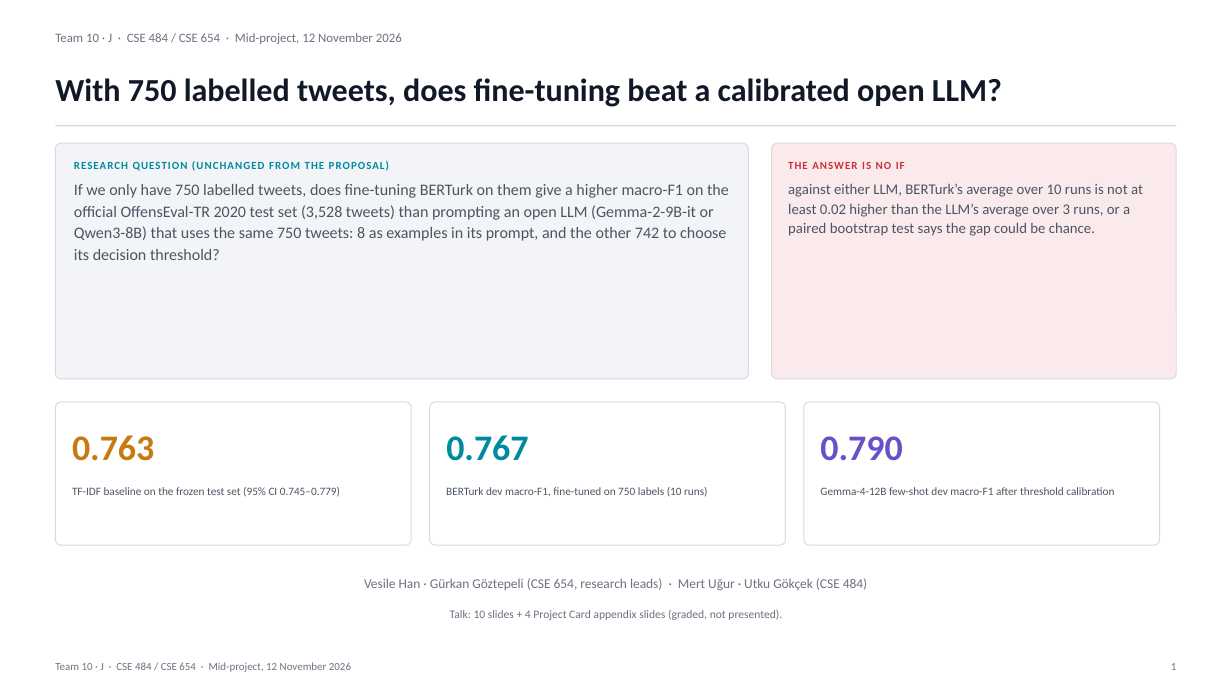
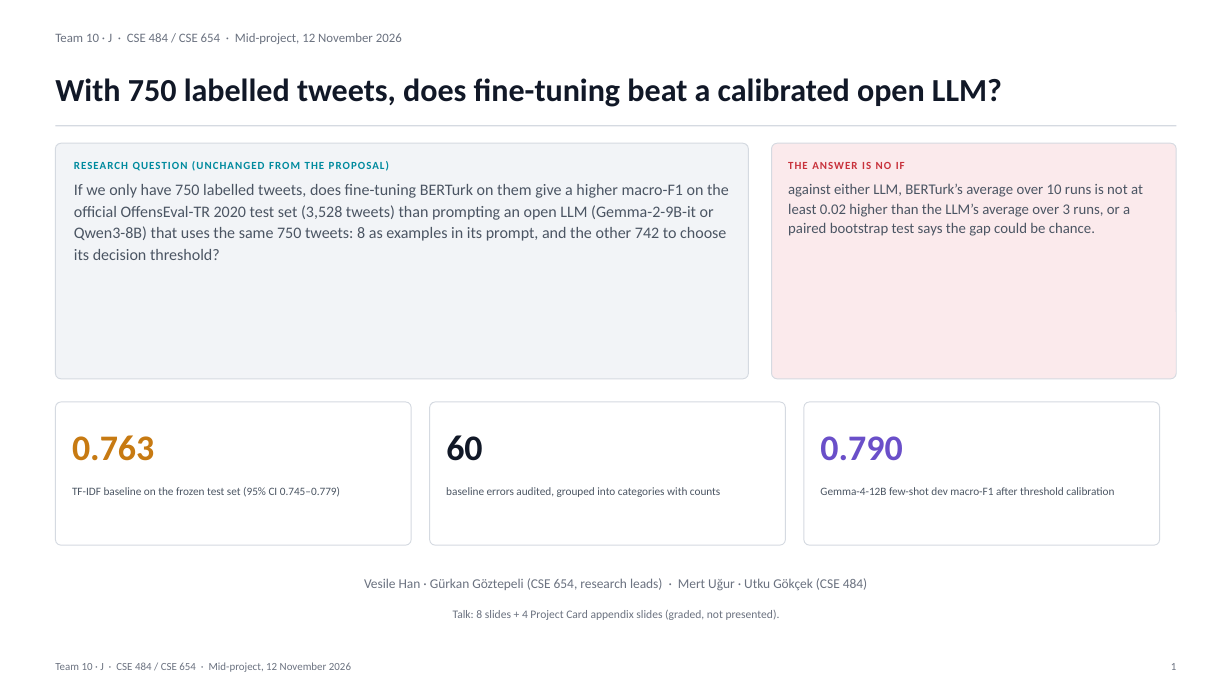
Before and after one commit to VesileHann/offenseval-tr-midproject, a slide deck: slide 1 of paper/Team10_MidProject.pptx. Drawn at 1232x693 pixels with LibreOffice and Linux fonts; fonts in the diff are those of the drawing. Boxes give left, top, right and bottom in pixels: in the first picture for what was removed or moved away, otherwise in the second. Text is boxed around its words. In the diff, an @@ line names an element or a change of style, - is before the commit and + after.

Commit message:
Revert "paper: add BERTurk results and owners to the mid-project deck"
This reverts commit d0111e65f37f4d2c0830d0dfc421bb6ef41ed2a7.

```diff
--- a/paper/Team10_MidProject.pptx
+++ b/paper/Team10_MidProject.pptx
@@ text at [446, 435, 482, 461]: text changed; text colour #008A9E to #111827 @@
-0.767
+60
@@ text at [446, 487, 720, 497]: text changed @@
-BERTurk dev macro-F1, fine-tuned on 750 labels (10 runs)
+baseline errors audited, grouped into categories with counts
@@ text at [453, 610, 780, 620]: text changed @@
-Talk: 10 slides + 4 Project Card appendix slides (graded, not presented).
+Talk: 8 slides + 4 Project Card appendix slides (graded, not presented).
```
Also in this commit, not shown: 9 other slides changed, 2 other files.
